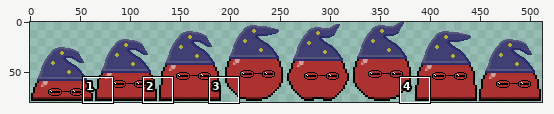
One commit to this sprite sheet: Art/Enemy/enemy_jump_mage.png. Above: a wide view before the commit, with the close-up outlined.
Close-up. Earlier state:
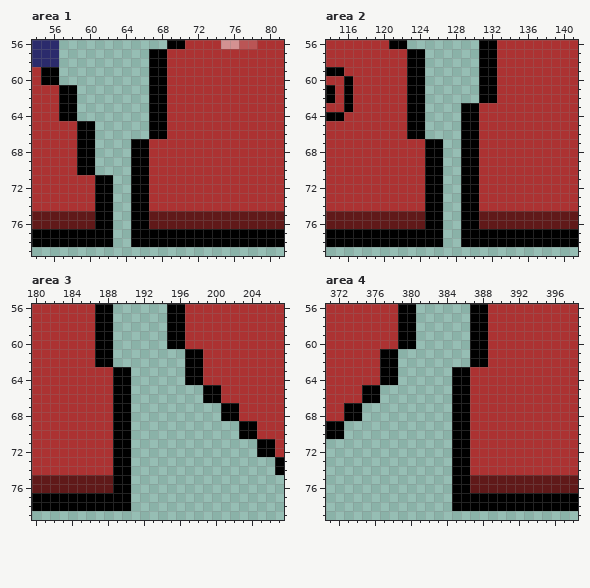
The file is 512x80 pixels. Colours within 5 levels of each other are drawn and written as one. Shown: area 1: x 54..81, y 56..79; area 2: x 114..141, y 56..79; area 3: x 180..207, y 56..79; area 4: x 371..398, y 56..79. The commit also changed other parts of the picture, which this record leaves out.
After the commit:
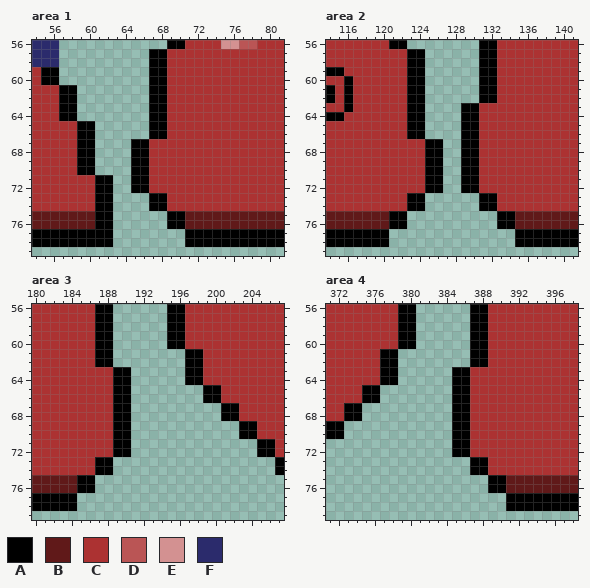
Palette (. is transparent): A #000000  B #601919  C #ac3232  D #ba5555  E #d39191  F #2b2b6c
Changes in this commit:
Changed rows in their new state; - is an unchanged pixel.
Area 1:
first column x 65:
73 ..AA--
74 ..AA--
75 ....AA
76 ....AA
77 ......
78 ......
Area 2:
first column x 121:
73 --AA..--..AA--
74 --AA..--..AA--
75 AA....--....AA
76 AA....--....AA
77 ......--......
78 ......--......
Area 3:
first column x 185:
73 --AA..
74 --AA..
75 AA....
76 AA....
77 ......
78 ......
Area 4:
first column x 385:
73 ..AA--
74 ..AA--
75 ....AA
76 ....AA
77 ......
78 ......
Pixel boxes of the changes (left, top, right, bottom) in both close-ups:
changed: (131, 193, 185, 247)
changed: (389, 193, 515, 247)
changed: (77, 457, 131, 511)
changed: (452, 457, 506, 511)
